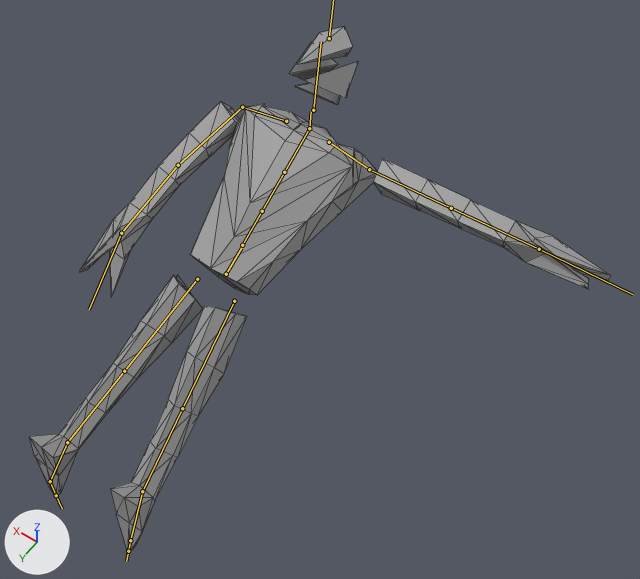
What one commit did to the glTF model glb_imports/8164_meshes.glb.
Before and after are seen from a 50 mm camera at (-18.3, 17.0, 43.5) aimed at (-4.5, -2.4, 13.0). The axes (+X, +Y, +Z) are drawn at lower left. The lights are the same throughout. Both versions are drawn at frame 8 of the action 'StrafeSlice'; the numbers are the values there. The bones that bend it are drawn over the model as lines. Mesh edges are drawn as thin lines.

In view in the first picture: 'Body.001'.
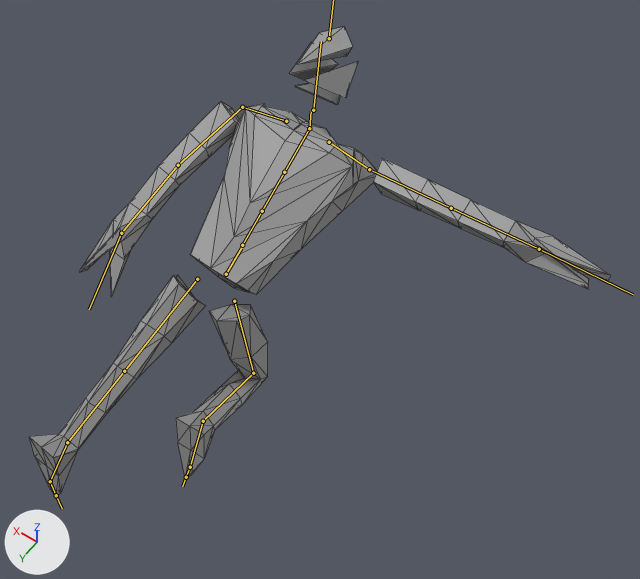
Patch to the scene script:
```diff
--- a/glb_imports/8164_meshes.glb.py
+++ b/glb_imports/8164_meshes.glb.py
@@ bone_mixamorig_rightupleg @@
 bone_mixamorig_rightupleg = bpy.data.objects['Armature'].pose.bones['mixamorig:RightUpLeg']  # child of 'mixamorig:Hips'
-bone_mixamorig_rightupleg.rotation_quaternion = (0.999, -0.005, -0.035, 0.002)  # degrees (-1, -4, 0)
+bone_mixamorig_rightupleg.rotation_quaternion = (0.87, 0.491, 0.025, -0.036)  # degrees (59, 5, -2)
@@ bone_mixamorig_rightleg @@
 bone_mixamorig_rightleg = bpy.data.objects['Armature'].pose.bones['mixamorig:RightLeg']  # child of 'mixamorig:RightUpLeg'
-bone_mixamorig_rightleg.rotation_quaternion = (1.0, 0.016, 0.0, -0.003)  # degrees (2, 0, 0)
+bone_mixamorig_rightleg.rotation_quaternion = (0.633, -0.774, 0.003, -0.002)  # degrees (-101, 0, 0)
@@ bone_mixamorig_rightfoot @@
 bone_mixamorig_rightfoot = bpy.data.objects['Armature'].pose.bones['mixamorig:RightFoot']  # child of 'mixamorig:RightLeg'
-bone_mixamorig_rightfoot.rotation_quaternion = (0.937, -0.348, -0.021, -0.012)  # degrees (-41, -3, 0)
+bone_mixamorig_rightfoot.rotation_quaternion = (0.992, 0.051, -0.087, 0.077)  # degrees (5, -10, 8)
```

Boxes [x1, y1, x2, y2] around the edits, measured in the pictures (640 x 579 px):
'Body.001', posed (11% shorter): before [29, 27, 611, 552]; after [29, 27, 611, 496]
bone 'mixamorig:RightUpLeg', root to tip: before (234, 301) to (182, 408); after (234, 301) to (253, 373)
bone 'mixamorig:RightLeg', root to tip: before (182, 408) to (142, 491); after (253, 373) to (203, 421)
bone 'mixamorig:RightFoot', root to tip: before (142, 491) to (130, 540); after (203, 421) to (190, 467)
